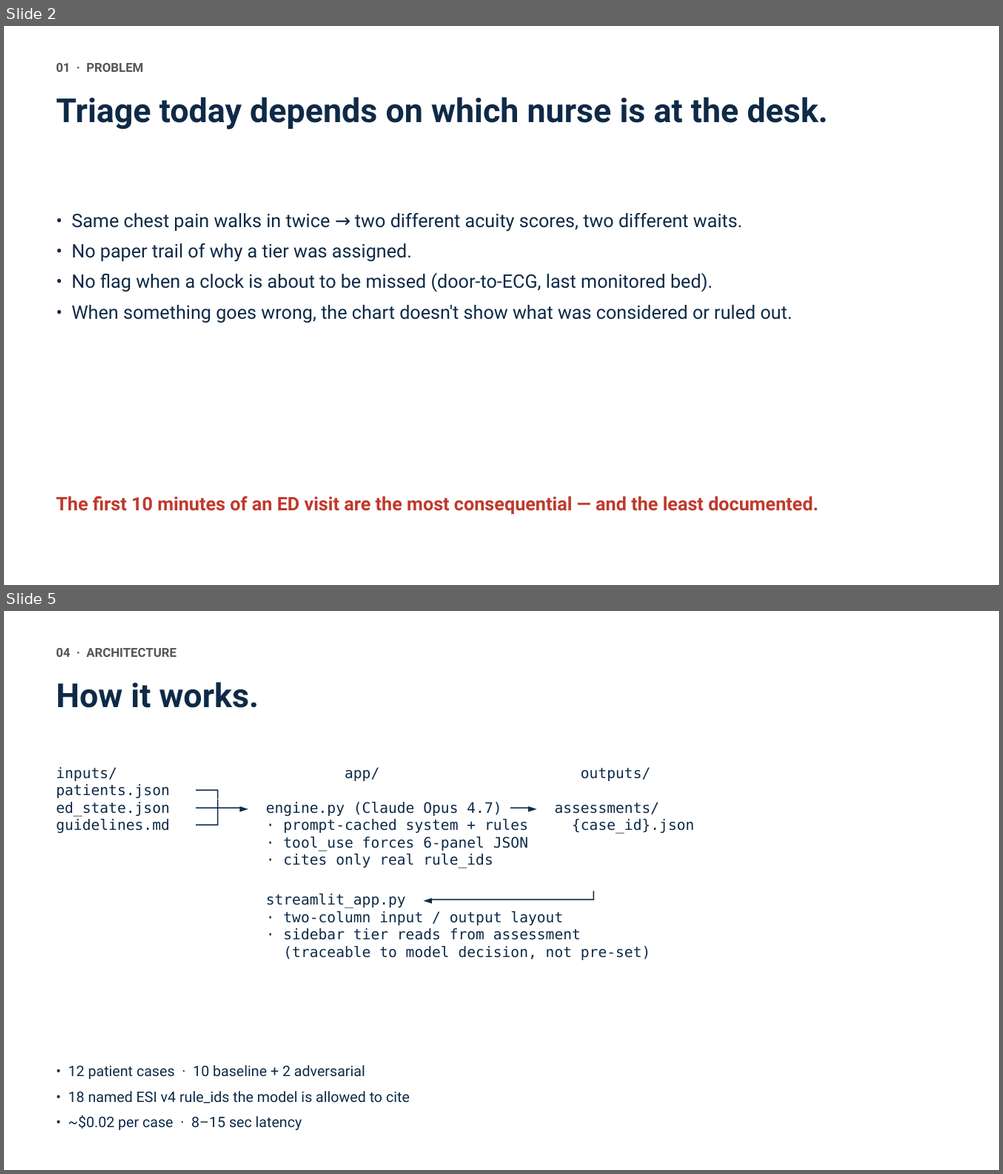
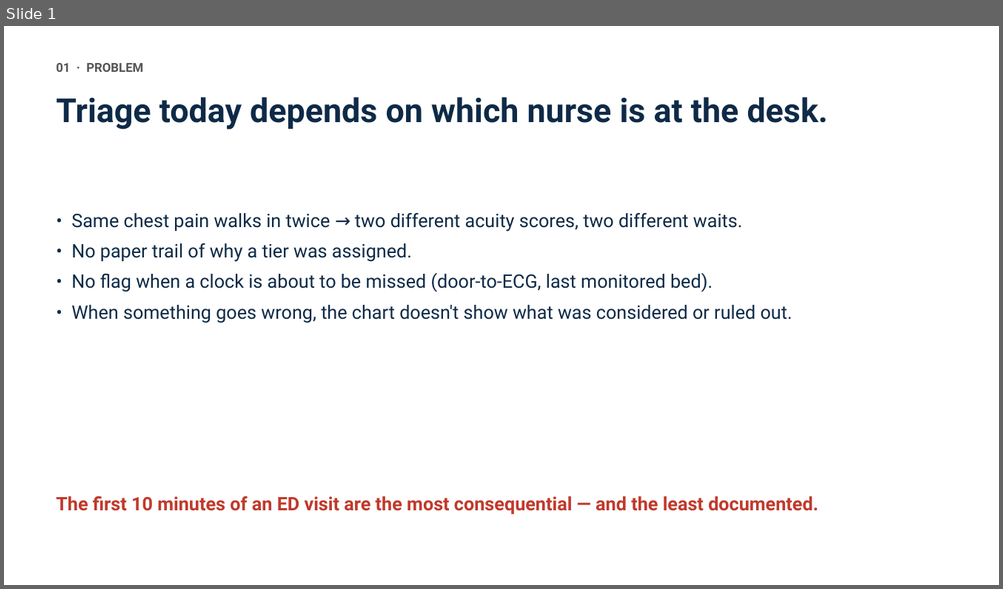
Before and after one commit to anix-lynch/er-triage-v2, a slide deck: pitch.pptx. Shown one above the other, each under a label of ours: slides 2 and 5 before the commit, slide 1 after it; the slides between them are not shown. The pictures are 1003x1174 and 1003x589 pixels, drawn with LibreOffice and Linux fonts; fonts in the diff are those of the drawing. Boxes give left, top, right and bottom in pixels: in the first picture for what was removed or moved away, otherwise in the second. Text is boxed around its words. In the diff, an @@ line names an element or a change of style, - is before the commit and + after.

```diff
--- a/pitch.pptx
+++ b/pitch.pptx
@@ slide 5 removed at (4, 611, 999, 1170), background #FFFFFF @@
@@ text removed at (56, 648, 176, 657) @@
-04 · ARCHITECTURE
@@ text removed at (56, 682, 259, 708) @@
-How it works.
@@ text removed at (56, 767, 650, 960) @@
-inputs/ app/ outputs/
-patients.json ──┐
-ed_state.json ──┼──► engine.py (Claude Opus 4.7) ──► assessments/
-guidelines.md ──┘ · prompt-cached system + rules {case_id}.json
-· tool_use forces 6-panel JSON
-· cites only real rule_ids
-streamlit_app.py ◄──────────────────┘
-· two-column input / output layout
-· sidebar tier reads from assessment
-(traceable to model decision, not pre-set)
@@ text removed at (68, 1065, 410, 1130) @@
-• 12 patient cases · 10 baseline + 2 adversarial
-• 18 named ESI v4 rule_ids the model is allowed to cite
-• ~$0.02 per case · 8–15 sec latency
@@ what was slide 2 is now slide 1 @@
```
Also in this commit, not shown: 3 other slides removed, 1 other file.
